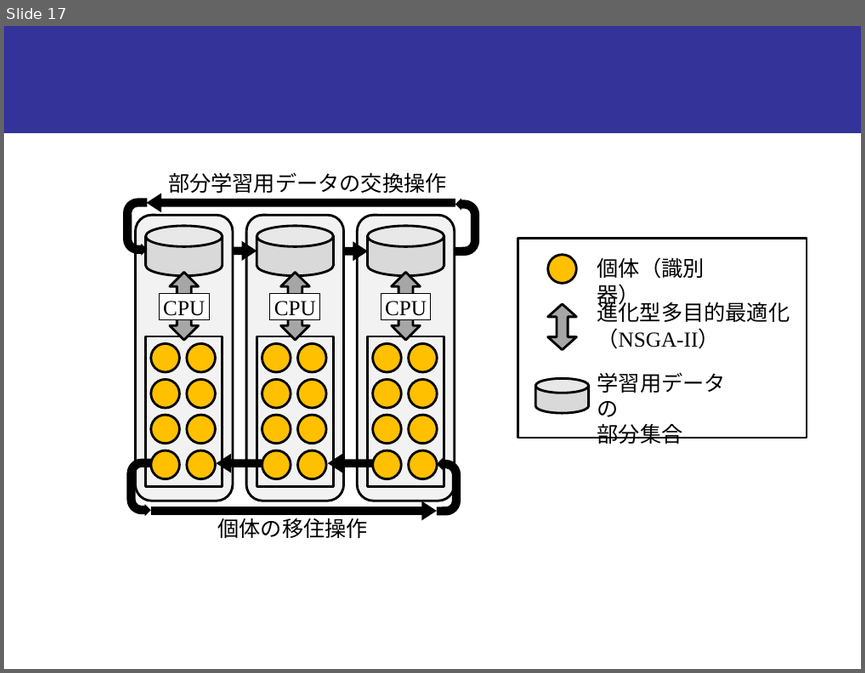
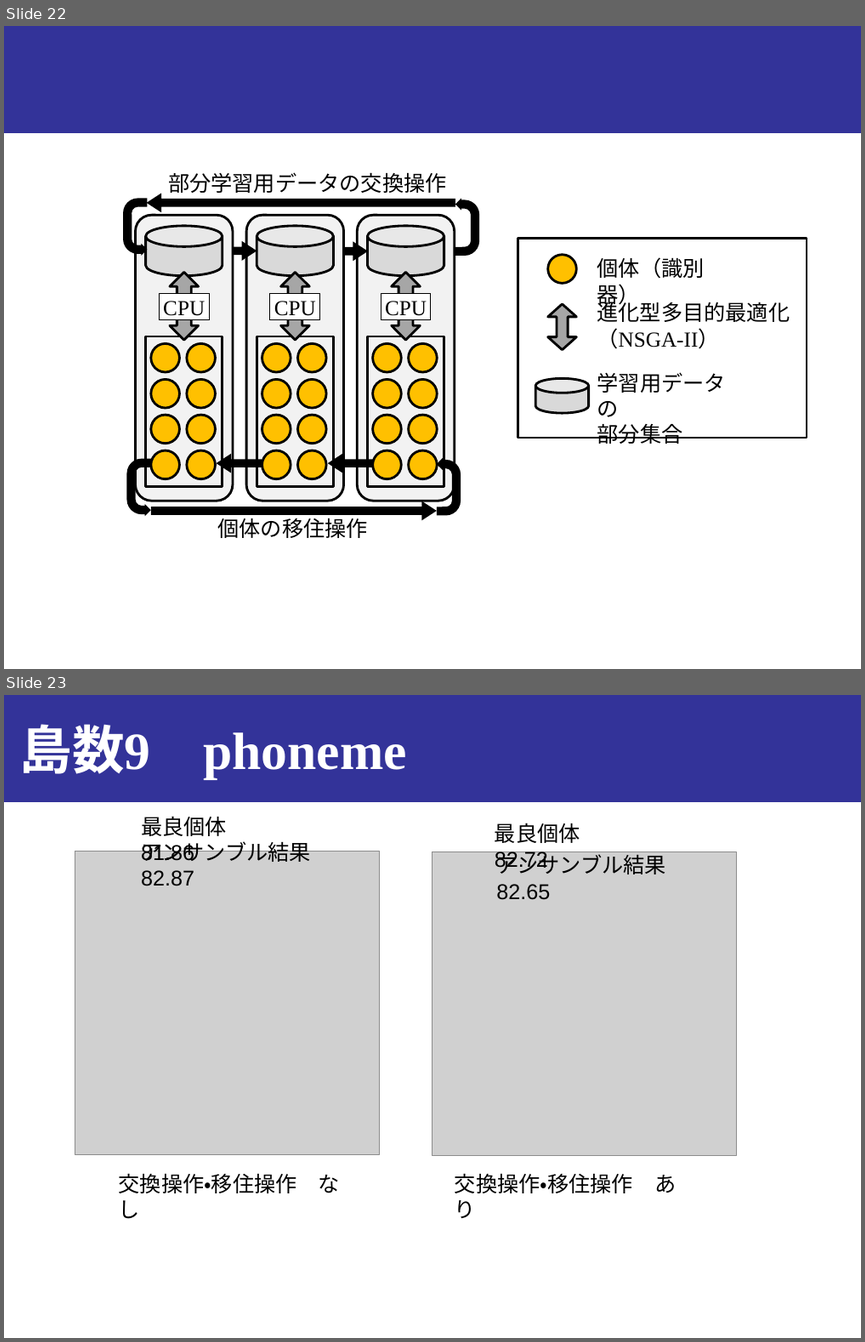
Before and after one commit to onikUone/Junior_slides, a slide deck: Junior_下書き.pptx. Shown one above the other, each under a label of ours: slide 17 before the commit, slides 22 and 23 after it. The pictures are 865x673 and 865x1342 pixels, drawn with LibreOffice and Linux fonts; fonts in the diff are those of the drawing; grey boxes stand for pictures. Boxes give left, top, right and bottom in pixels: in the first picture for what was removed or moved away, otherwise in the second. Text is boxed around its words. In the diff, an @@ line names an element or a change of style, - is before the commit and + after.

```diff
--- a/Junior_下書き.pptx
+++ b/Junior_下書き.pptx
@@ slide 23 added at (x1=4, y1=695, x2=861, y2=1338), background #FFFFFF; not listed: 1 template element that a slide beside it also shows @@
@@ title added at (x1=19, y1=724, x2=406, y2=779), 44 pt, text #FFFFFF, bold @@
+島数9 phoneme
@@ text added at (x1=141, y1=816, x2=227, y2=861), 18 pt, text #000000 @@
+最良個体 81.86
@@ text added at (x1=141, y1=838, x2=311, y2=886), 18 pt, text #000000 @@
+アンサンブル結果 82.87
@@ text added at (x1=494, y1=823, x2=580, y2=872), 18 pt, text #000000 @@
+最良個体 82.72
@@ picture added at (x1=75, y1=851, x2=378, y2=1154) @@
@@ picture added at (x1=432, y1=851, x2=736, y2=1155) @@
@@ text added at (x1=496, y1=851, x2=666, y2=900), 18 pt, text #000000 @@
+アンサンブル結果 82.65
@@ text added at (x1=119, y1=1173, x2=340, y2=1193), 18 pt, text #000000 @@
+交換操作・移住操作 なし
@@ text added at (x1=454, y1=1173, x2=676, y2=1193), 18 pt, text #000000 @@
+交換操作・移住操作 あり
@@ what was slide 17 is now slide 22 @@
```
Also in this commit, not shown: 4 slides changed, 7 other slides added, 6 other files.
